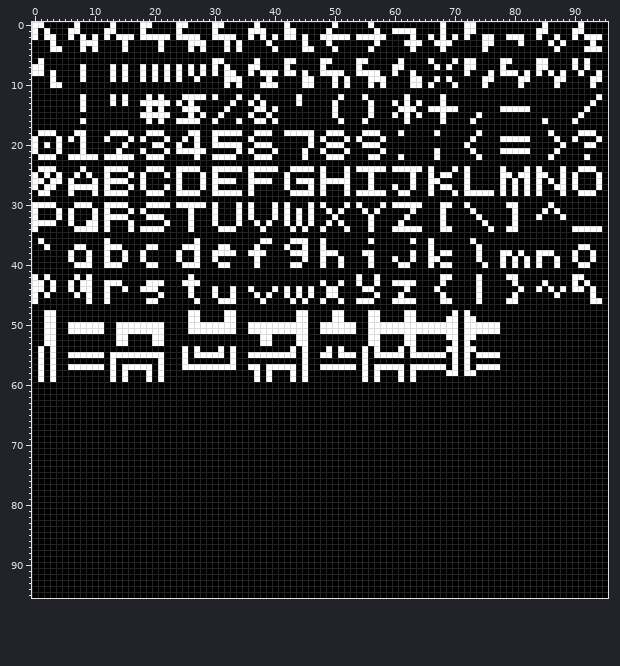
Edited in one commit: sprite sheet (assets/font.png). Above is the file before it was changed.
The file is 96x96 pixels.
Now the later version:
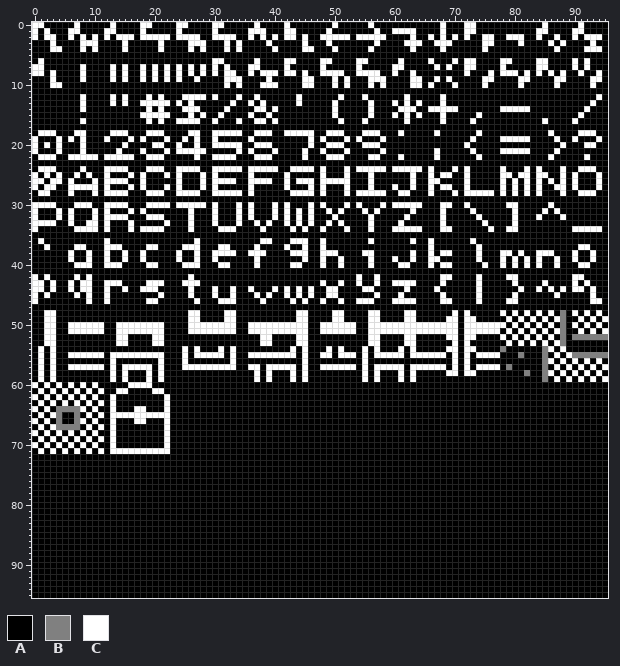
Palette (. is transparent): A #000000  B #808080  C #ffffff
The edit:
@@ x 0..95 @@
 47 AAAAAAAAAAAAAAAAAAAAAAAAAAAAAAAAAAAAAAAAAAAAAAAAAAAAAAAAAAAAAAAAAAAAAAAAAAAAAAAAAAAAAAAAAAAAAAAA
-48 AACCAAAAAAAAAAAAAAAAAAAAAACCAAAACCAAAAAAAAAACCAAAACCAAAACCAAAACCAAAAAACACAAAAAAAAAAAAAAAAAAAAAAA
-49 AACCAAAAAAAAAAAAAAAAAAAAAACCAAAACCAAAAAAAAAACCAAAACCAAAACCAAAACCAAAAACCACCAAAAAAAAAAAAAAAAAAAAAA
-50 AACCAACCCCCCAACCCCCCCCAAAACCCCCCCCAACCCCCCCCCCAACCCCCCAACCCCCCCCCCCCCCCACCCCCCAAAAAAAAAAAAAAAAAA
-51 AACCAACCCCCCAACCCCCCCCAAAACCCCCCCCAACCCCCCCCCCAACCCCCCAACCCCCCCCCCCCCCCACCCCCCAAAAAAAAAAAAAAAAAA
-52 AACCAAAAAAAAAACCAAAACCAAAAAAAAAAAAAAAACCAAAACCAAAAAAAAAACCAAAACCAAAAACCACCAAAAAAAAAAAAAAAAAAAAAA
-53 AACCAAAAAAAAAACCAAAACCAAAAAAAAAAAAAAAACCAAAACCAAAAAAAAAACCAAAACCAAAAAACACAAAAAAAAAAAAAAAAAAAAAAA
-54 ACACAAAAAAAAAAAAAAAAAAAAACACAAACACAAAAAAAAACACAAACACAAACACAAACACAAAAACCACCAAAAAAAAAAAAAAAAAAAAAA
-55 ACACAACCCCCCACCCCCCCCCAAACACCCCCACAACCCCCCCCACAACCACCCACACCCCCACCCCCCACACACCCCAAAAAAAAAAAAAAAAAA
-56 ACACAAAAAAAAACAAAAAAACAAACAAAAAAACAAAAAAAAAAACAAAAAAAAACAAAAAAAAAAAAAACACAAAAAAAAAAAAAAAAAAAAAAA
-57 ACACAACCCCCCACACCCCCACAAACCCCCCCCCAACCACCCCCACAACCCCCCACACCCCCACCCCCCACACACCCCAAAAAAAAAAAAAAAAAA
-58 ACACAAAAAAAAACACAAACACAAAAAAAAAAAAAAACACAAACACAAAAAAAAACACAAACACAAAAACCACCAAAAAAAAAAAAAAAAAAAAAA
-59 ACACAAAAAAAAACACAAACACAAAAAAAAAAAAAAACACAAACACAAAAAAAAACACAAACACAAAAAAAAAAAAAAAAAAAAAAAAAAAAAAAA
-60 AAAAAAAAAAAAAAAAAAAAAAAAAAAAAAAAAAAAAAAAAAAAAAAAAAAAAAAAAAAAAAAAAAAAAAAAAAAAAAAAAAAAAAAAAAAAAAAA
-61 AAAAAAAAAAAAAAAAAAAAAAAAAAAAAAAAAAAAAAAAAAAAAAAAAAAAAAAAAAAAAAAAAAAAAAAAAAAAAAAAAAAAAAAAAAAAAAAA
-62 AAAAAAAAAAAAAAAAAAAAAAAAAAAAAAAAAAAAAAAAAAAAAAAAAAAAAAAAAAAAAAAAAAAAAAAAAAAAAAAAAAAAAAAAAAAAAAAA
-63 AAAAAAAAAAAAAAAAAAAAAAAAAAAAAAAAAAAAAAAAAAAAAAAAAAAAAAAAAAAAAAAAAAAAAAAAAAAAAAAAAAAAAAAAAAAAAAAA
-64 AAAAAAAAAAAAAAAAAAAAAAAAAAAAAAAAAAAAAAAAAAAAAAAAAAAAAAAAAAAAAAAAAAAAAAAAAAAAAAAAAAAAAAAAAAAAAAAA
-65 AAAAAAAAAAAAAAAAAAAAAAAAAAAAAAAAAAAAAAAAAAAAAAAAAAAAAAAAAAAAAAAAAAAAAAAAAAAAAAAAAAAAAAAAAAAAAAAA
-66 AAAAAAAAAAAAAAAAAAAAAAAAAAAAAAAAAAAAAAAAAAAAAAAAAAAAAAAAAAAAAAAAAAAAAAAAAAAAAAAAAAAAAAAAAAAAAAAA
-67 AAAAAAAAAAAAAAAAAAAAAAAAAAAAAAAAAAAAAAAAAAAAAAAAAAAAAAAAAAAAAAAAAAAAAAAAAAAAAAAAAAAAAAAAAAAAAAAA
-68 AAAAAAAAAAAAAAAAAAAAAAAAAAAAAAAAAAAAAAAAAAAAAAAAAAAAAAAAAAAAAAAAAAAAAAAAAAAAAAAAAAAAAAAAAAAAAAAA
-69 AAAAAAAAAAAAAAAAAAAAAAAAAAAAAAAAAAAAAAAAAAAAAAAAAAAAAAAAAAAAAAAAAAAAAAAAAAAAAAAAAAAAAAAAAAAAAAAA
-70 AAAAAAAAAAAAAAAAAAAAAAAAAAAAAAAAAAAAAAAAAAAAAAAAAAAAAAAAAAAAAAAAAAAAAAAAAAAAAAAAAAAAAAAAAAAAAAAA
-71 AAAAAAAAAAAAAAAAAAAAAAAAAAAAAAAAAAAAAAAAAAAAAAAAAAAAAAAAAAAAAAAAAAAAAAAAAAAAAAAAAAAAAAAAAAAAAAAA
+48 AACCAAAAAAAAAAAAAAAAAAAAAACCAAAACCAAAAAAAAAACCAAAACCAAAACCAAAACCAAAAAACACAAAAACACACACACABACACACA
+49 AACCAAAAAAAAAAAAAAAAAAAAAACCAAAACCAAAAAAAAAACCAAAACCAAAACCAAAACCAAAAACCACCAAAAACACACACACBAACACAC
+50 AACCAACCCCCCAACCCCCCCCAAAACCCCCCCCAACCCCCCCCCCAACCCCCCAACCCCCCCCCCCCCCCACCCCCCCACACACACABACACACA
+51 AACCAACCCCCCAACCCCCCCCAAAACCCCCCCCAACCCCCCCCCCAACCCCCCAACCCCCCCCCCCCCCCACCCCCCACACACACACBAACACAC
+52 AACCAAAAAAAAAACCAAAACCAAAAAAAAAAAAAAAACCAAAACCAAAAAAAAAACCAAAACCAAAAACCACCAAAACACACACACABABBBBBB
+53 AACCAAAAAAAAAACCAAAACCAAAAAAAAAAAAAAAACCAAAACCAAAAAAAAAACCAAAACCAAAAAACACAAAAAACACACACACBAAAAAAA
+54 ACACAAAAAAAAAAAAAAAAAAAAACACAAACACAAAAAAAAACACAAACACAAACACAAACACAAAAACCACCAAAABAAAAAABCACAAAAAAA
+55 ACACAACCCCCCACCCCCCCCCAAACACCCCCACAACCCCCCCCACAACCACCCACACCCCCACCCCCCACACACCCCAAABAAABACACBBBBBB
+56 ACACAAAAAAAAACAAAAAAACAAACAAAAAAACAAAAAAAAAAACAAAAAAAAACAAAAAAAAAAAAAACACAAAAAAAAAAAABCACACACACA
+57 ACACAACCCCCCACACCCCCACAAACCCCCCCCCAACCACCCCCACAACCCCCCACACCCCCACCCCCCACACACCCCABAAAAABACACACACAC
+58 ACACAAAAAAAAACACAAACACAAAAAAAAAAAAAAACACAAACACAAAAAAAAACACAAACACAAAAACCACCAAAAAAAABAABCACACACACA
+59 ACACAAAAAAAAACACAAACACAAAAAAAAAAAAAAACACAAACACAAAAAAAAACACAAACACAAAAAAAAAAAAAAAAAAAAABACACACACAC
+60 CACACACACACAAAAACCCCAAAAAAAAAAAAAAAAAAAAAAAAAAAAAAAAAAAAAAAAAAAAAAAAAAAAAAAAAAAAAAAAAAAAAAAAAAAA
+61 ACACACACACACAACCAAAACCAAAAAAAAAAAAAAAAAAAAAAAAAAAAAAAAAAAAAAAAAAAAAAAAAAAAAAAAAAAAAAAAAAAAAAAAAA
+62 CACACACACACAACAAAAAAAACAAAAAAAAAAAAAAAAAAAAAAAAAAAAAAAAAAAAAAAAAAAAAAAAAAAAAAAAAAAAAAAAAAAAAAAAA
+63 ACACACACACACACAAAAAAAACAAAAAAAAAAAAAAAAAAAAAAAAAAAAAAAAAAAAAAAAAAAAAAAAAAAAAAAAAAAAAAAAAAAAAAAAA
+64 CACABBBBCACAACAAACCAAACAAAAAAAAAAAAAAAAAAAAAAAAAAAAAAAAAAAAAAAAAAAAAAAAAAAAAAAAAAAAAAAAAAAAAAAAA
+65 ACACBAABACACACCCCCCCCCCAAAAAAAAAAAAAAAAAAAAAAAAAAAAAAAAAAAAAAAAAAAAAAAAAAAAAAAAAAAAAAAAAAAAAAAAA
+66 CACABAABCACAACAAACCAAACAAAAAAAAAAAAAAAAAAAAAAAAAAAAAAAAAAAAAAAAAAAAAAAAAAAAAAAAAAAAAAAAAAAAAAAAA
+67 ACACBBBBACACACAAAAAAAACAAAAAAAAAAAAAAAAAAAAAAAAAAAAAAAAAAAAAAAAAAAAAAAAAAAAAAAAAAAAAAAAAAAAAAAAA
+68 CACACACACACAACAAAAAAAACAAAAAAAAAAAAAAAAAAAAAAAAAAAAAAAAAAAAAAAAAAAAAAAAAAAAAAAAAAAAAAAAAAAAAAAAA
+69 ACACACACACACACAAAAAAAACAAAAAAAAAAAAAAAAAAAAAAAAAAAAAAAAAAAAAAAAAAAAAAAAAAAAAAAAAAAAAAAAAAAAAAAAA
+70 CACACACACACAACAAAAAAAACAAAAAAAAAAAAAAAAAAAAAAAAAAAAAAAAAAAAAAAAAAAAAAAAAAAAAAAAAAAAAAAAAAAAAAAAA
+71 ACACACACACACACCCCCCCCCCAAAAAAAAAAAAAAAAAAAAAAAAAAAAAAAAAAAAAAAAAAAAAAAAAAAAAAAAAAAAAAAAAAAAAAAAA
 72 AAAAAAAAAAAAAAAAAAAAAAAAAAAAAAAAAAAAAAAAAAAAAAAAAAAAAAAAAAAAAAAAAAAAAAAAAAAAAAAAAAAAAAAAAAAAAAAA
